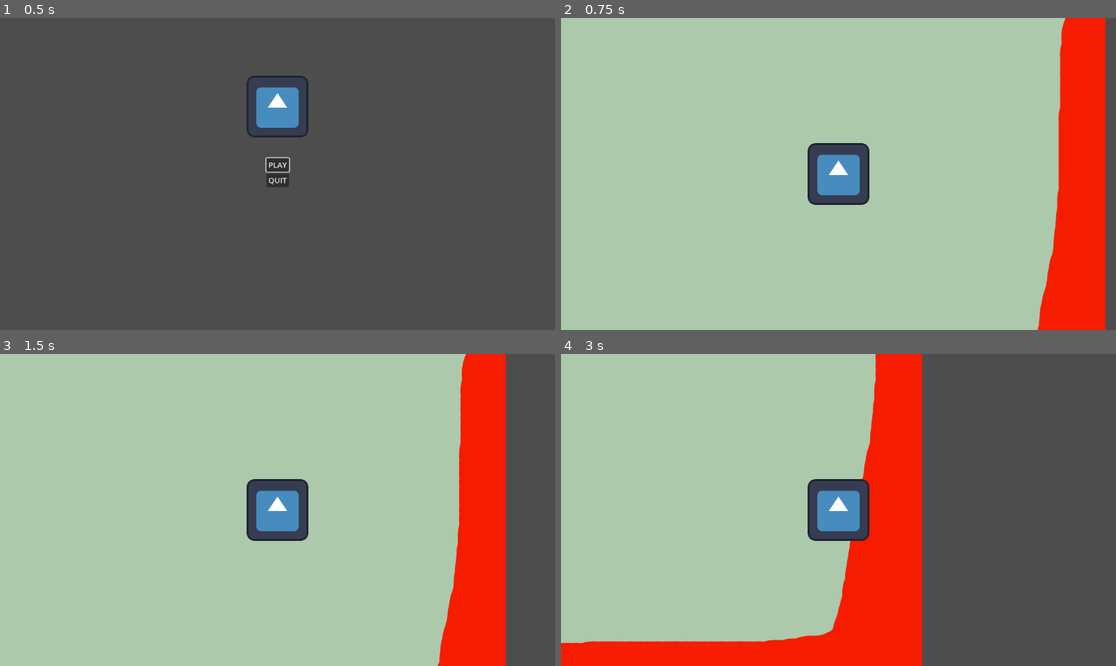
Above: before the commit, frames 1-4 (two rows, left to right).
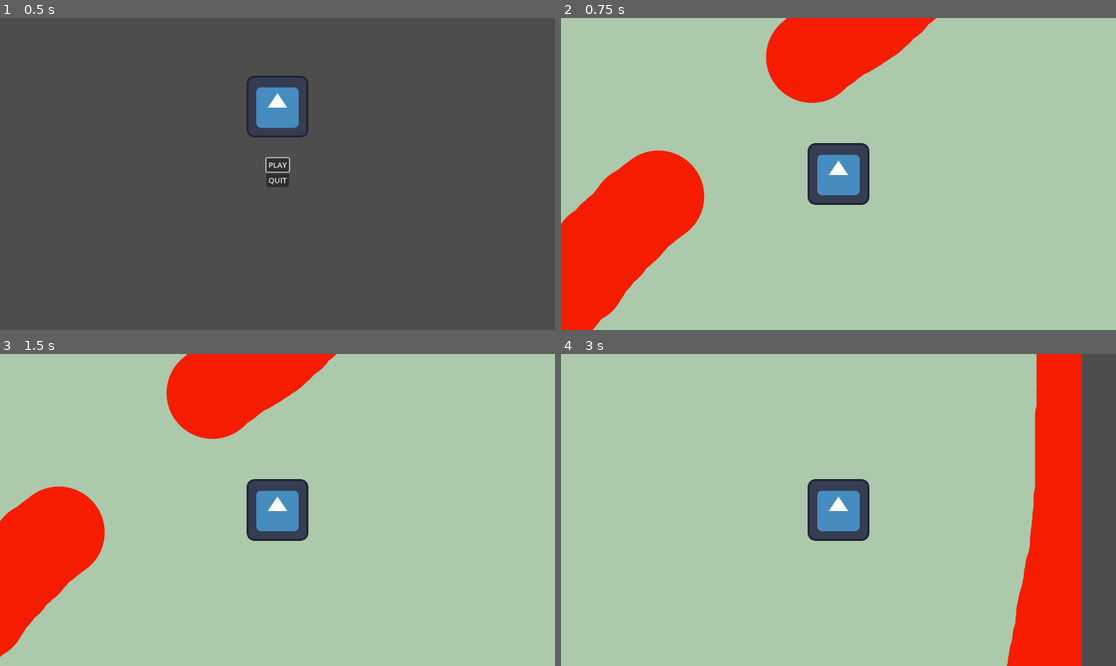
Above: after the commit, the same moments.

Repository: Laroustine/Global-GameJam_2024
Game: Godot game, scene res://menu/menu.tscn
Same seed, same stepped clock (60 frames per second), same inputs: the game is played once before the commit and once after it. The engine's default icon, where the game draws it, is replaced by a stand-in: a white triangle on a blue panel in a dark square.
Inputs:
- Up to frame 1 (0.5 s): no input
- Up to frame 2 (0.75 s): click "PLAY" at 0.5 s
- Up to frame 3 (1.5 s): tap Enter at 1.25 s; hold Right (ui_right) from 1.28 s (still down)
- Up to frame 4 (3 s): release Right (ui_right) at 2.03 s; hold Down (ui_down) 2.03-2.78 s; hold Right (ui_right) from 2.78 s (still down)

Frame 1 is identical in both runs. In frame 2, 26% of the frame differs, in the area x 0-100%, y 0-100%; in frame 3, 30%; in frame 4, 44%, in the area x 0-94%, y 0-100%.

Commit message:
[UPD] Change map to be a static body

Diff:
--- a/lvl/lvl_01.tscn
+++ b/lvl/lvl_01.tscn
@@ -8,4 +8,4 @@
 [node name="Map1" parent="." instance=ExtResource("1_jeu65")]
 
 [node name="Player" parent="." instance=ExtResource("2_4os8n")]
-position = Vector2(470, 360)
+position = Vector2(139, 139)
--- a/map/map_1.tscn
+++ b/map/map_1.tscn
@@ -1,6 +1,8 @@
-[gd_scene load_steps=7 format=3 uid="uid://bnp3dvg6i703t"]
+[gd_scene load_steps=8 format=3 uid="uid://bnp3dvg6i703t"]
 
 [ext_resource type="Texture2D" uid="uid://vnhwq0m44n5e" path="res://texture/map/map_01.png" id="1_kxpqk"]
+
+[sub_resource type="PhysicsMaterial" id="PhysicsMaterial_qp2eg"]
 
 [sub_resource type="RectangleShape2D" id="RectangleShape2D_vt4ro"]
 size = Vector2(2048, 80)
@@ -22,34 +24,31 @@
 [node name="MAP" type="Sprite2D" parent="."]
 texture = ExtResource("1_kxpqk")
 
-[node name="Borders" type="Area2D" parent="."]
+[node name="StaticBody2D" type="StaticBody2D" parent="."]
+physics_material_override = SubResource("PhysicsMaterial_qp2eg")
 
-[node name="Top" type="CollisionShape2D" parent="Borders"]
+[node name="Top" type="CollisionShape2D" parent="StaticBody2D"]
 position = Vector2(0, -985)
 shape = SubResource("RectangleShape2D_vt4ro")
 
-[node name="Bot" type="CollisionShape2D" parent="Borders"]
+[node name="Bot" type="CollisionShape2D" parent="StaticBody2D"]
 position = Vector2(0, 985)
 shape = SubResource("RectangleShape2D_0rgas")
 
-[node name="Right" type="CollisionShape2D" parent="Borders"]
+[node name="Right" type="CollisionShape2D" parent="StaticBody2D"]
 position = Vector2(985, 0)
 shape = SubResource("RectangleShape2D_y04jd")
 
-[node name="Left" type="CollisionShape2D" parent="Borders"]
+[node name="Left" type="CollisionShape2D" parent="StaticBody2D"]
 position = Vector2(-985, 0)
 shape = SubResource("RectangleShape2D_oiqhc")
 
-[node name="Walls" type="Area2D" parent="."]
-
-[node name="North" type="CollisionShape2D" parent="Walls"]
+[node name="North" type="CollisionShape2D" parent="StaticBody2D"]
 position = Vector2(376, -396)
 rotation = 0.785398
-scale = Vector2(1, 1)
 shape = SubResource("RectangleShape2D_fkyg8")
 
-[node name="South" type="CollisionShape2D" parent="Walls"]
+[node name="South" type="CollisionShape2D" parent="StaticBody2D"]
 position = Vector2(-466, 402)
 rotation = 0.785398
-scale = Vector2(1, 1)
 shape = SubResource("RectangleShape2D_fkyg8")
